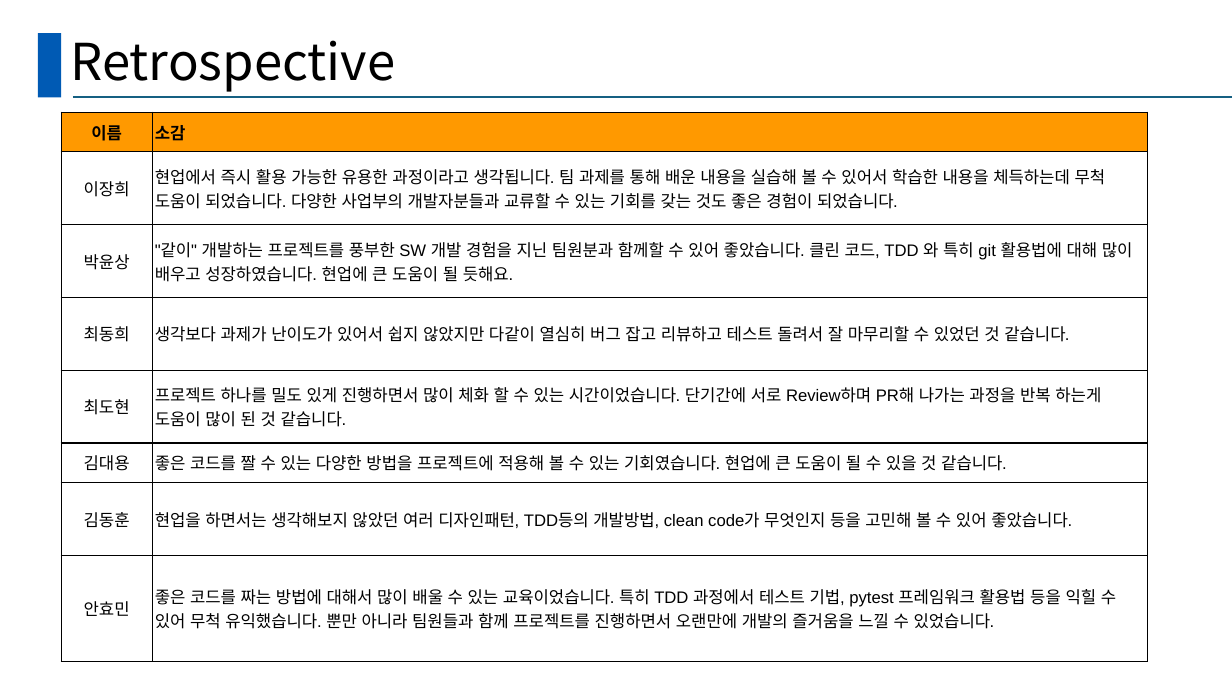
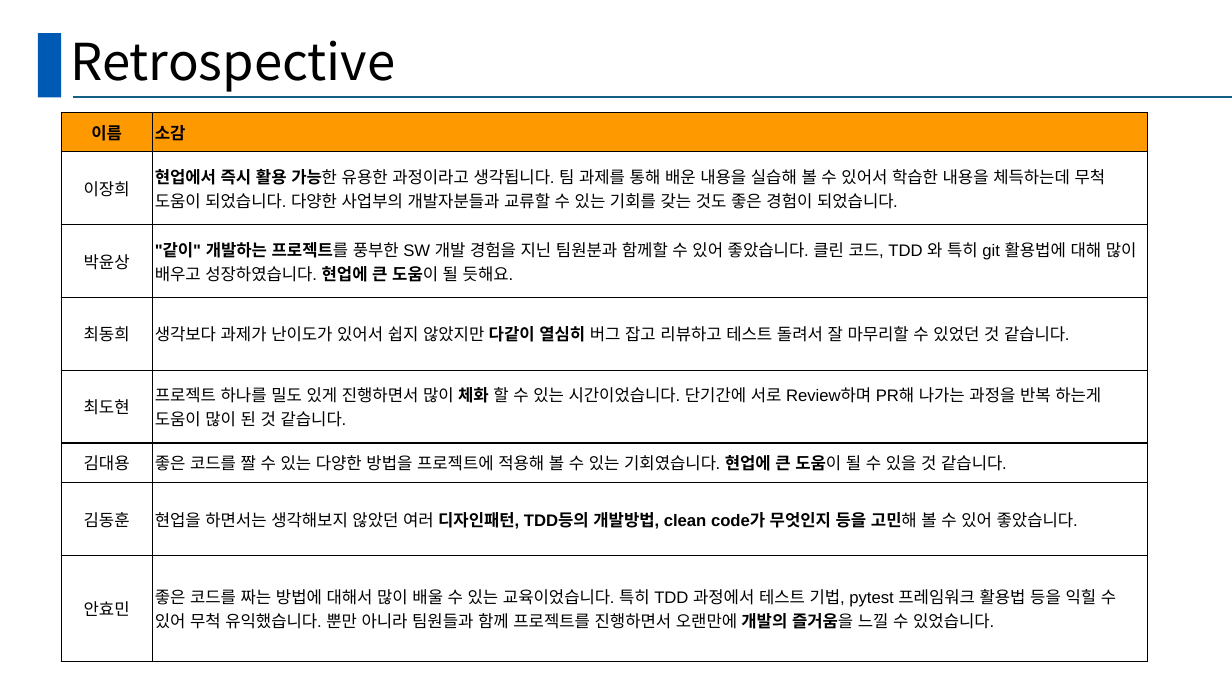
Before and after one commit to Hyominii/ssd, a slide deck: slide 13 of SSD_B_BestReviewer.pptx. Drawn at 1232x693 pixels with LibreOffice and Linux fonts; fonts in the diff are those of the drawing. Boxes give left, top, right and bottom in pixels: in the first picture for what was removed or moved away, otherwise in the second. Text is boxed around its words. In the diff, an @@ line names an element or a change of style, - is before the commit and + after.

```diff
--- a/SSD_B_BestReviewer.pptx
+++ b/SSD_B_BestReviewer.pptx
@@ table at [61,112,1147,662] @@
@@ bold on in "현업에서 즉시 활용 가능한", ""같이" 개발하는 프로젝트를 현업에 큰 도움이", "다같이 열심히", "체화" and 3 more places @@
```
Also in this commit, not shown: 7 other slides changed.
